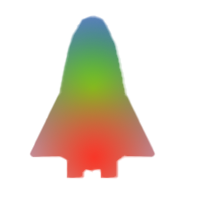
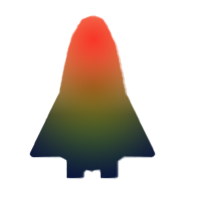
Layered file, before and after one edit (200x200). Changes by layer:
added layer "Group 3 copy" above "Group 3" over [29,15,157,180]
painted on "Gradient Fill 1 copy 2" over [29,15,157,180]
painted on "Gradient Fill 1 copy" (2nd of 2, in "Group 3") over [29,15,157,180]
painted on "Gradient Fill 1" (2nd of 2, in "Group 3") over [29,15,157,180]
